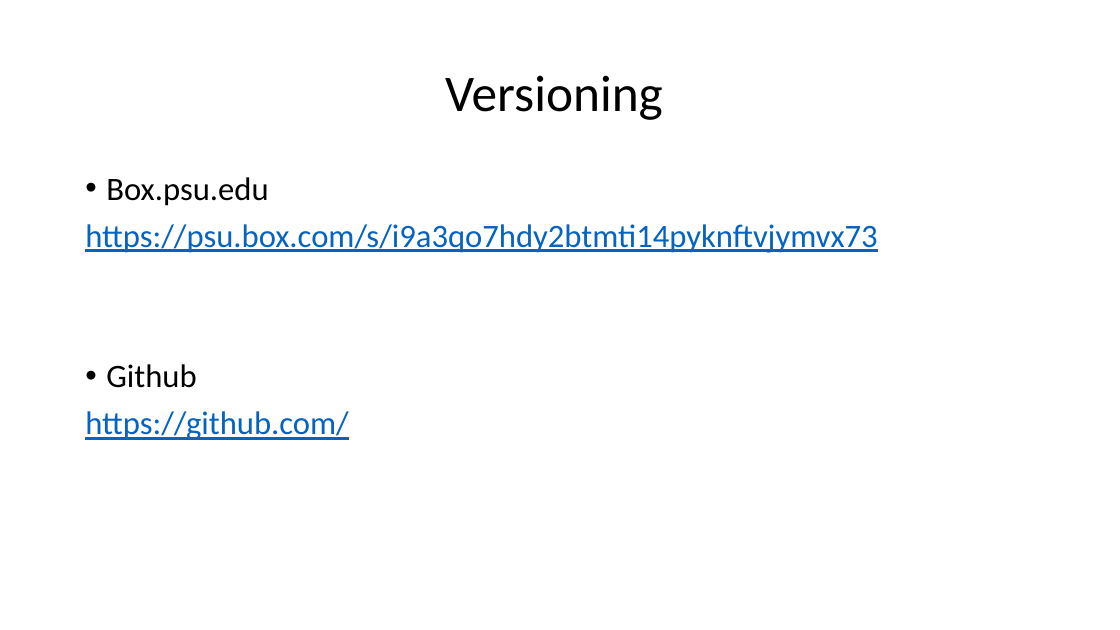
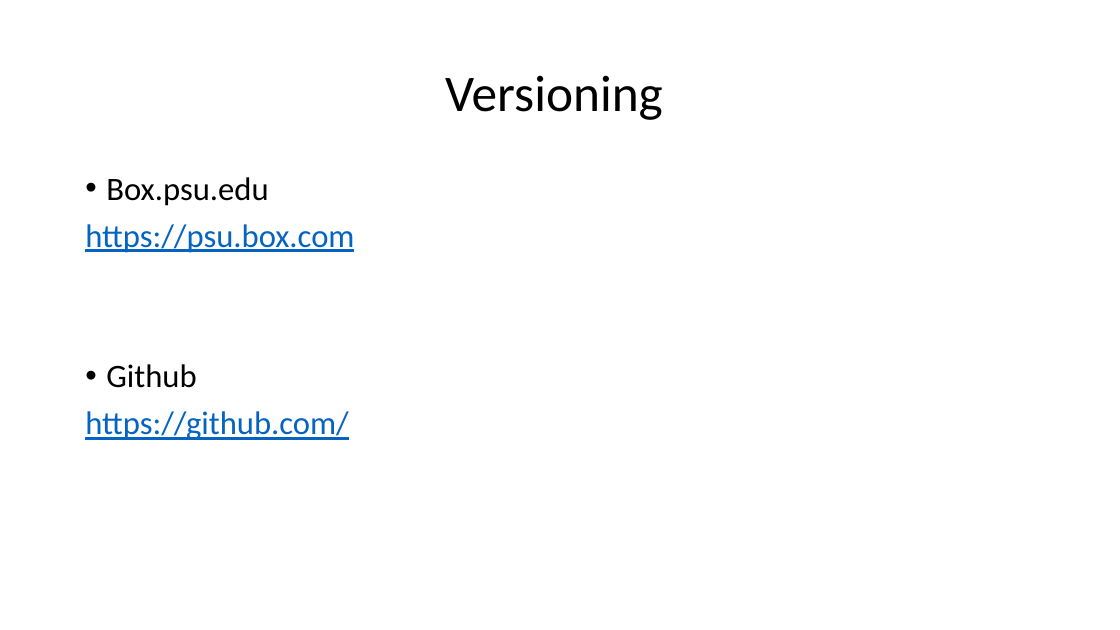
Before and after one commit to bdh5029/Rprojects, a slide deck: slide 16 of VisualizingR.pptx (slide 8 before the commit). Drawn at 1120x630 pixels with LibreOffice and Linux fonts; fonts in the diff are those of the drawing. Boxes give left, top, right and bottom in pixels: in the first picture for what was removed or moved away, otherwise in the second. Text is boxed around its words. In the diff, an @@ line names an element or a change of style, - is before the commit and + after.

```diff
--- a/VisualizingR.pptx
+++ b/VisualizingR.pptx
@@ text at box(85, 224, 354, 253): text changed @@
-https://psu.box.com/s/i9a3qo7hdy2btmti14pyknftvjymvx73
+https://psu.box.com
```
Also in this commit, not shown: 1 other slide changed, 11 slides added, 10 slides removed.
